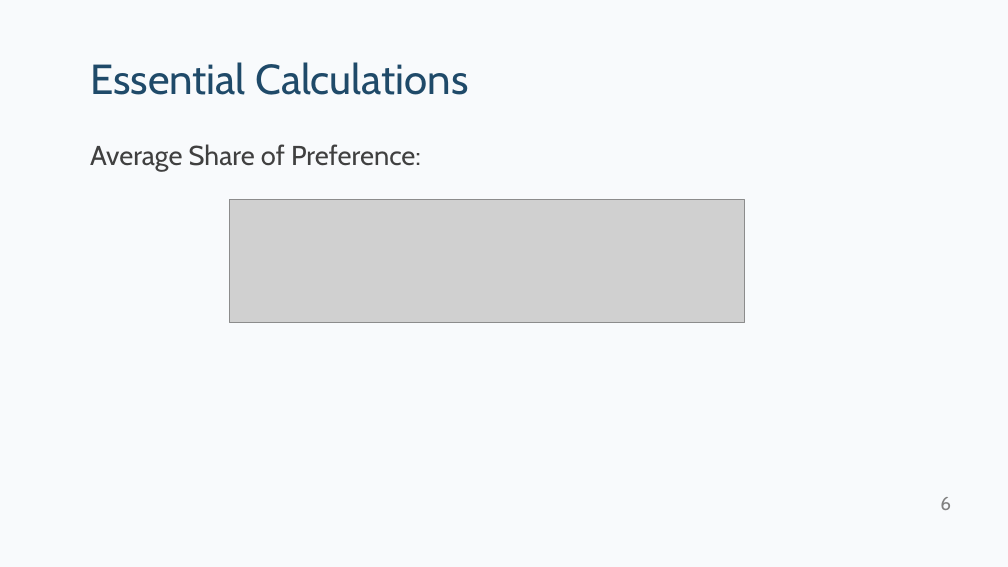
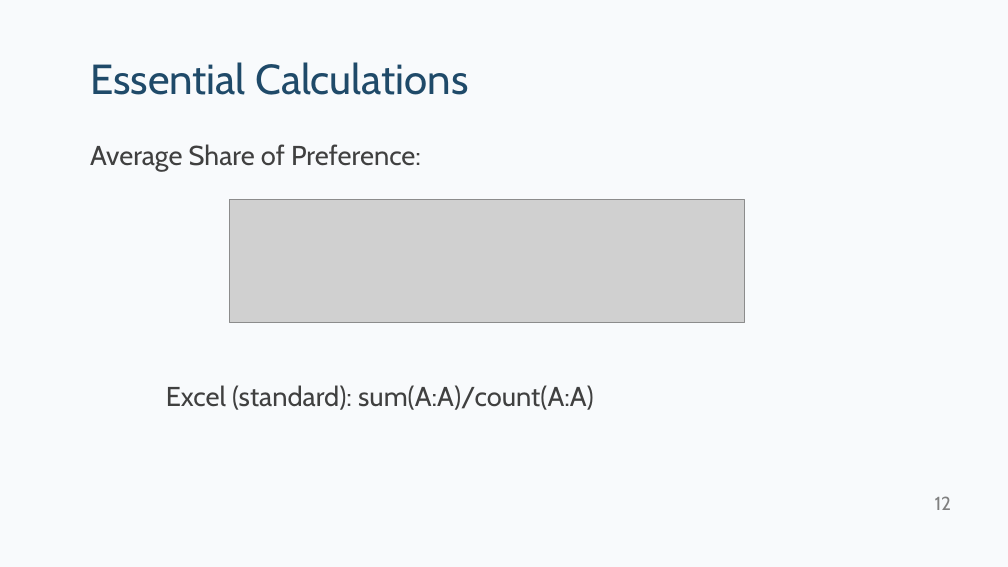
Before and after one commit to kpfairchild/ExcelSimulator, a slide deck: slide 12 of Excel Simulator Tips and Tricks.pptx (slide 6 before the commit). Drawn at 1008x567 pixels with LibreOffice and Linux fonts; fonts in the diff are those of the drawing; grey boxes stand for pictures. Boxes give left, top, right and bottom in pixels: in the first picture for what was removed or moved away, otherwise in the second. Text is boxed around its words. In the diff, an @@ line names an element or a change of style, - is before the commit and + after.

```diff
--- a/Excel Simulator Tips and Tricks.pptx
+++ b/Excel Simulator Tips and Tricks.pptx
@@ text at (166, 385, 594, 410): paragraph added @@
+Excel (standard): sum(A:A)/count(A:A)
@@ page number at (935, 496, 952, 510): text changed @@
-6
+12
```
Also in this commit, not shown: 7 other slides changed, 5 slides added, 3 other files.
